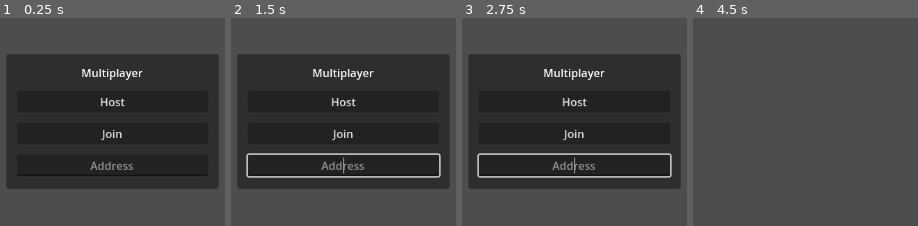
Above: before the commit, frames 1-4 (left to right).
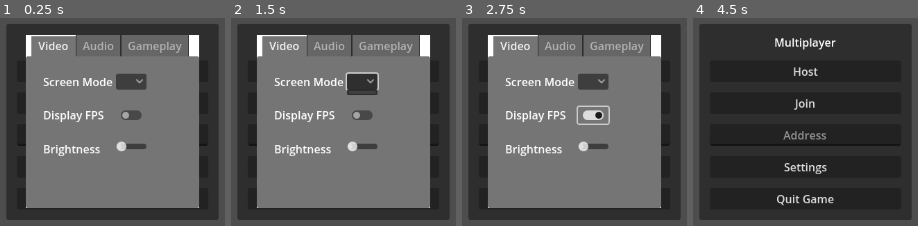
Above: after the commit, the same moments.

Repository: CT-Inc/beaverdev
Game: Godot game, scene res://Scenes/Main.tscn
The game is run twice, just before and just after one commit, with the same random seed, the same clock (stepped at 60 frames per second) and the same inputs.
Inputs (mouse positions are in pixels of both pictures, inside the frame that each line leads up to):
- Up to frame 1 (0.25 s): no input
- Up to frame 2 (1.5 s): click (343, 165) at 0.5 s, where only the run after the commit has a clickable "Settings"; click (361, 82) at 1.27 s
- Up to frame 3 (2.75 s): click (592, 115) at 2.02 s
- Up to frame 4 (4.5 s): click "Host" at 2.75 s; click (805, 103) at 3.5 s, where only the run after the commit has a clickable "Join"; tap Enter at 4.25 s; move the mouse to (outside the picture) at 4.27 s; press the mouse at (outside the picture) at 4.28 s; hold D (move_right) from 4.28 s (still down)

The runs differ from the first frame. In frame 1, 76% of the frame differs, in the area x 3-97%, y 2-98%; in frame 2, 76%; in frame 3, 76%; in frame 4, 87%.

Commit message:
Basic settings menu for signal testing

Diff:
--- a/Scenes/GUI.tscn
+++ b/Scenes/GUI.tscn
@@ -1,20 +1,27 @@
-[gd_scene format=3 uid="uid://dka03udgfqbvm"]
+[gd_scene load_steps=2 format=3 uid="uid://b5udfdmk2datn"]
 
-[node name="Gui" type="Control"]
-layout_mode = 3
+[ext_resource type="Script" path="res://Scripts/GameMenu.gd" id="1_0jfgd"]
+
+[node name="Gui" type="CanvasLayer"]
+script = ExtResource("1_0jfgd")
+
+[node name="MainMenu" type="PanelContainer" parent="."]
 anchors_preset = 15
 anchor_right = 1.0
 anchor_bottom = 1.0
+offset_left = 423.0
+offset_top = 227.0
+offset_right = -423.0
+offset_bottom = -227.0
 grow_horizontal = 2
 grow_vertical = 2
 
-[node name="MainMenu" type="PanelContainer" parent="."]
-layout_mode = 0
-offset_right = 452.0
-offset_bottom = 283.0
-
 [node name="MarginContainer" type="MarginContainer" parent="MainMenu"]
 layout_mode = 2
+theme_override_constants/margin_left = 15
+theme_override_constants/margin_top = 15
+theme_override_constants/margin_right = 15
+theme_override_constants/margin_bottom = 15
 
 [node name="VBoxContainer" type="VBoxContainer" parent="MainMenu/MarginContainer"]
 layout_mode = 2
--- a/Scenes/Main.tscn
+++ b/Scenes/Main.tscn
@@ -1,12 +1,14 @@
-[gd_scene load_steps=3 format=3 uid="uid://cohd0ruxg0o55"]
+[gd_scene load_steps=4 format=3 uid="uid://cohd0ruxg0o55"]
 
 [ext_resource type="PackedScene" uid="uid://c636e4idxytf5" path="res://Scenes/World.tscn" id="1_5dtit"]
 [ext_resource type="Script" path="res://Scripts/Main.gd" id="1_i2ty8"]
+[ext_resource type="PackedScene" uid="uid://04veyn23iiai" path="res://Scenes/SettingsMenu.tscn" id="3_8mi8s"]
 
 [node name="Main" type="Node"]
 script = ExtResource("1_i2ty8")
 
 [node name="CanvasLayer" type="CanvasLayer" parent="."]
+layer = 0
 
 [node name="MainMenu" type="PanelContainer" parent="CanvasLayer"]
 anchors_preset = 15
@@ -18,6 +20,7 @@
 offset_bottom = -227.0
 grow_horizontal = 2
 grow_vertical = 2
+mouse_filter = 2
 
 [node name="MarginContainer" type="MarginContainer" parent="CanvasLayer/MainMenu"]
 layout_mode = 2
@@ -49,11 +52,23 @@
 placeholder_text = "Address"
 alignment = 1
 
+[node name="Settings" type="Button" parent="CanvasLayer/MainMenu/MarginContainer/VBoxContainer"]
+layout_mode = 2
+text = "Settings"
+
+[node name="Quit Game" type="Button" parent="CanvasLayer/MainMenu/MarginContainer/VBoxContainer"]
+layout_mode = 2
+text = "Quit Game"
+
 [node name="World" parent="." instance=ExtResource("1_5dtit")]
 
 [node name="MultiplayerSpawner" type="MultiplayerSpawner" parent="."]
 _spawnable_scenes = PackedStringArray("res://Scenes/Player.tscn")
 spawn_path = NodePath("..")
 
+[node name="SettingsMenu" parent="." instance=ExtResource("3_8mi8s")]
+
 [connection signal="pressed" from="CanvasLayer/MainMenu/MarginContainer/VBoxContainer/Host Button" to="." method="_on_host_button_pressed"]
 [connection signal="pressed" from="CanvasLayer/MainMenu/MarginContainer/VBoxContainer/Join Button" to="." method="_on_join_button_pressed"]
+[connection signal="pressed" from="CanvasLayer/MainMenu/MarginContainer/VBoxContainer/Settings" to="." method="_on_settings_pressed"]
+[connection signal="pressed" from="CanvasLayer/MainMenu/MarginContainer/VBoxContainer/Quit Game" to="." method="_on_quit_game_pressed"]
--- /dev/null
+++ b/Scenes/SettingsMenu.tscn
@@ -0,0 +1,133 @@
+[gd_scene load_steps=3 format=3 uid="uid://04veyn23iiai"]
+
+[ext_resource type="Script" path="res://Scripts/SettingsMenu.gd" id="1_j8b34"]
+
+[sub_resource type="Theme" id="Theme_a778a"]
+
+[node name="SettingsMenu" type="Popup"]
+initial_position = 1
+size = Vector2i(250, 250)
+visible = true
+script = ExtResource("1_j8b34")
+
+[node name="ColorRect" type="ColorRect" parent="."]
+anchors_preset = 15
+anchor_right = 1.0
+anchor_bottom = 1.0
+grow_horizontal = 2
+grow_vertical = 2
+
+[node name="TabContainer" type="TabContainer" parent="."]
+anchors_preset = 15
+anchor_right = 1.0
+anchor_bottom = 1.0
+grow_horizontal = 2
+grow_vertical = 2
+
+[node name="Video" type="TabBar" parent="TabContainer"]
+layout_mode = 2
+
+[node name="MarginContainer" type="MarginContainer" parent="TabContainer/Video"]
+layout_mode = 0
+offset_right = 150.0
+offset_bottom = 78.0
+theme_override_constants/margin_left = 25
+theme_override_constants/margin_top = 25
+theme_override_constants/margin_right = 25
+theme_override_constants/margin_bottom = 25
+
+[node name="VideoSettings" type="GridContainer" parent="TabContainer/Video/MarginContainer"]
+layout_mode = 2
+theme_override_constants/v_separation = 25
+columns = 2
+
+[node name="ScreenMode" type="Label" parent="TabContainer/Video/MarginContainer/VideoSettings"]
+layout_mode = 2
+text = "Screen Mode"
+
+[node name="ScreenModeBtn" type="OptionButton" parent="TabContainer/Video/MarginContainer/VideoSettings"]
+layout_mode = 2
+
+[node name="DisplayFPS" type="Label" parent="TabContainer/Video/MarginContainer/VideoSettings"]
+layout_mode = 2
+text = "Display FPS"
+
+[node name="DisplayFPSBtn" type="CheckButton" parent="TabContainer/Video/MarginContainer/VideoSettings"]
+layout_mode = 2
+
+[node name="Brightness" type="Label" parent="TabContainer/Video/MarginContainer/VideoSettings"]
+layout_mode = 2
+text = "Brightness"
+
+[node name="BrightnessSlider" type="HSlider" parent="TabContainer/Video/MarginContainer/VideoSettings"]
+layout_mode = 2
+
+[node name="Audio" type="TabBar" parent="TabContainer"]
+visible = false
+layout_mode = 2
+
+[node name="MarginContainer" type="MarginContainer" parent="TabContainer/Audio"]
+layout_mode = 0
+offset_right = 40.0
+offset_bottom = 40.0
+
+[node name="GridContainer" type="GridContainer" parent="TabContainer/Audio/MarginContainer"]
+layout_mode = 2
+
+[node name="Gameplay" type="TabBar" parent="TabContainer"]
+visible = false
+layout_mode = 2
+
+[node name="MarginContainer" type="MarginContainer" parent="TabContainer/Gameplay"]
+layout_mode = 0
+offset_right = 40.0
+offset_bottom = 40.0
+theme_override_constants/margin_left = 25
+theme_override_constants/margin_top = 25
+theme_override_constants/margin_right = 25
+theme_override_constants/margin_bottom = 25
+
+[node name="GameplaySettings" type="GridContainer" parent="TabContainer/Gameplay/MarginContainer"]
+layout_mode = 2
+theme_override_constants/v_separation = 25
+columns = 2
+
+[node name="FOV" type="Label" parent="TabContainer/Gameplay/MarginContainer/GameplaySettings"]
+layout_mode = 2
+text = "FOV"
+
+[node name="FOVOption" type="HBoxContainer" parent="TabContainer/Gameplay/MarginContainer/GameplaySettings"]
+layout_mode = 2
+size_flags_horizontal = 3
+theme_override_constants/separation = 10
+
+[node name="FOVAmt" type="Label" parent="TabContainer/Gameplay/MarginContainer/GameplaySettings/FOVOption"]
+layout_mode = 2
+text = "50"
+
+[node name="FOVSlider" type="HSlider" parent="TabContainer/Gameplay/MarginContainer/GameplaySettings/FOVOption"]
+custom_minimum_size = Vector2(0, 50)
+layout_mode = 2
+size_flags_horizontal = 3
+size_flags_vertical = 1
+
+[node name="MouseSens" type="Label" parent="TabContainer/Gameplay/MarginContainer/GameplaySettings"]
+layout_mode = 2
+text = "Mouse Sensitivity"
+
+[node name="MouseSensOption" type="HBoxContainer" parent="TabContainer/Gameplay/MarginContainer/GameplaySettings"]
+layout_mode = 2
+theme = SubResource("Theme_a778a")
+
+[node name="MouseSensAmt" type="Label" parent="TabContainer/Gameplay/MarginContainer/GameplaySettings/MouseSensOption"]
+layout_mode = 2
+text = "50"
+
+[node name="MouseSensSlider" type="HSlider" parent="TabContainer/Gameplay/MarginContainer/GameplaySettings/MouseSensOption"]
+custom_minimum_size = Vector2(50, 0)
+layout_mode = 2
+size_flags_horizontal = 3
+size_flags_vertical = 1
+
+[connection signal="value_changed" from="TabContainer/Gameplay/MarginContainer/GameplaySettings/FOVOption/FOVSlider" to="." method="_on_fov_slider_value_changed"]
+[connection signal="value_changed" from="TabContainer/Gameplay/MarginContainer/GameplaySettings/MouseSensOption/MouseSensSlider" to="." method="_on_mouse_sens_slider_value_changed"]
--- /dev/null
+++ b/Scenes/world_environment.tscn
@@ -0,0 +1,9 @@
+[gd_scene load_steps=3 format=3 uid="uid://dyrtmwcod708k"]
+
+[ext_resource type="Script" path="res://Scripts/world_environment.gd" id="1_d4wtj"]
+
+[sub_resource type="Environment" id="Environment_ylxf8"]
+
+[node name="WorldEnvironment" type="WorldEnvironment"]
+environment = SubResource("Environment_ylxf8")
+script = ExtResource("1_d4wtj")
--- /dev/null
+++ b/Scripts/GameMenu.gd
@@ -0,0 +1,6 @@
+extends CanvasLayer
+
+
+# Called when the node enters the scene tree for the first time.
+func _ready():
+	pass # Replace with function body.
--- a/Scripts/Main.gd
+++ b/Scripts/Main.gd
@@ -3,6 +3,8 @@
 @onready var main_menu = $CanvasLayer/MainMenu
 @onready var address_entry = $CanvasLayer/MainMenu/MarginContainer/VBoxContainer/Address
 @onready var world = $World  # Add a reference to the World node
+@onready var settings_menu = $SettingsMenu
+
 
 const Player = preload("res://Scenes/Player.tscn")
 const PORT = 9999
@@ -20,7 +22,8 @@
 
 func _unhandled_input(event):
 	if Input.is_action_just_pressed("Quit"):
-		get_tree().quit()
+		settings_menu.popup_centered()
+
 
 
 func _on_host_button_pressed():
@@ -71,3 +74,14 @@
 	if player:
 		player.queue_free()
 		print("Player %s disconnected" % str(peer_id))
+
+
+
+
+func _on_quit_game_pressed():
+	get_tree().quit()
+
+
+func _on_settings_pressed():
+	print("settings")
+	settings_menu.popup_centered()
--- a/Scripts/Player.gd
+++ b/Scripts/Player.gd
@@ -36,7 +36,7 @@
 const GRAVITY: float = 40.0
 const JUMP_FORCE: float = 14
 const LIN_FRICTION_SPEED: float = 10.0
-const MOUSE_SENS: float = 0.1
+var MOUSE_SENS: float = 0.1
 const MOUSE_Y_MAX: float = 60.0
 const MOUSE_Y_MIN: float = -80.0
 var projected_speed: float = 0
@@ -64,6 +64,8 @@
 		return
 	Input.set_mouse_mode(Input.MOUSE_MODE_CAPTURED)
 	camera.current = true
+	GlobalSettings.connect("fov_updated", _on_fov_updated)
+	GlobalSettings.connect("mouse_sens_updated", _on_mouse_sens_updated)
 
 
 func _input(event: InputEvent) -> void:
@@ -260,3 +262,10 @@
 		bullet.global_transform.origin = origin
 		bullet.look_at(origin + direction)
 		get_parent().add_child(bullet)
+
+func _on_fov_updated(value):
+	camera.fov = value
+
+func _on_mouse_sens_updated(value):
+	MOUSE_SENS = value
+	print(value)
--- /dev/null
+++ b/Scripts/SettingsMenu.gd
@@ -0,0 +1,22 @@
+extends Popup
+
+@onready var fov_val = $TabContainer/Gameplay/MarginContainer/GameplaySettings/FOVOption/FOVAmt
+@onready var fov_slider = $TabContainer/Gameplay/MarginContainer/GameplaySettings/FOVOption/FOVSlider
+
+
+# Called when the node enters the scene tree for the first time.
+func _ready():
+	pass # Replace with function body.
+
+
+# Called every frame. 'delta' is the elapsed time since the previous frame.
+func _process(delta):
+	pass
+
+
+func _on_fov_slider_value_changed(value):
+	GlobalSettings.update_fov(value)
+
+
+func _on_mouse_sens_slider_value_changed(value):
+	GlobalSettings.update_mouse_sens(value)
--- /dev/null
+++ b/Scripts/global_settings.gd
@@ -0,0 +1,21 @@
+extends Node
+
+signal bloom_toggled(value)
+signal fov_updated(value)
+signal mouse_sens_updated(value)
+
+func toggle_fullscreen(value):
+	pass
+	#OS.window_fullscreen = value
+
+func toggle_vsync(value):
+	pass
+
+func toggle_bloom(value):
+	emit_signal("bloom_toggled", value)
+
+func update_fov(value):
+	emit_signal("fov_updated", value)
+
+func update_mouse_sens(value):
+	emit_signal("mouse_sens_updated", value)
--- /dev/null
+++ b/Scripts/save.gd
@@ -0,0 +1,33 @@
+extends Node
+
+const SAVEFILE = "user://SAVEFILE.save"
+
+var game_data = {}
+
+func _ready():
+	load_data()
+
+func load_data():
+	if not FileAccess.file_exists(SAVEFILE):
+		game_data = {
+			"fullscreen_on": false,
+			"vsync_on": false,
+			"display_fps": false,
+			"max_fps": 0,
+			"bloom_on": false,
+			"brightness": 1,
+			"master_vol": -10,
+			"music_vol": -10,
+			"sfx_vol": -10,
+			"fov": 70,
+			"mouse_sens": .1,
+		}
+		save_data()
+		var file = FileAccess.open(SAVEFILE, FileAccess.READ)
+		game_data = file.get_var()
+		file.close()
+
+func save_data():
+	var file = FileAccess.open(SAVEFILE, FileAccess.WRITE)
+	file.store_var(game_data)
+	file.close()
--- /dev/null
+++ b/Scripts/world_environment.gd
@@ -0,0 +1,13 @@
+extends WorldEnvironment
+
+
+# Called when the node enters the scene tree for the first time.
+func _ready():
+	GlobalSettings.connect("bloom_toggled", _on_bloom_toggled)
+	#GlobalSettings.connect("brightness_updated", _on_brightness_updated)
+
+func _on_bloom_toggled(value):
+	environment.glow_enabled = value
+
+func _on_brightness_updated(value):
+	environment.adjustment_brightness = value
--- a/project.godot
+++ b/project.godot
@@ -14,6 +14,10 @@
 run/main_scene="res://Scenes/Main.tscn"
 config/features=PackedStringArray("4.2", "Forward Plus")
 config/icon="res://icon.svg"
+
+[autoload]
+
+GlobalSettings="*res://Scripts/global_settings.gd"
 
 [input]
 
